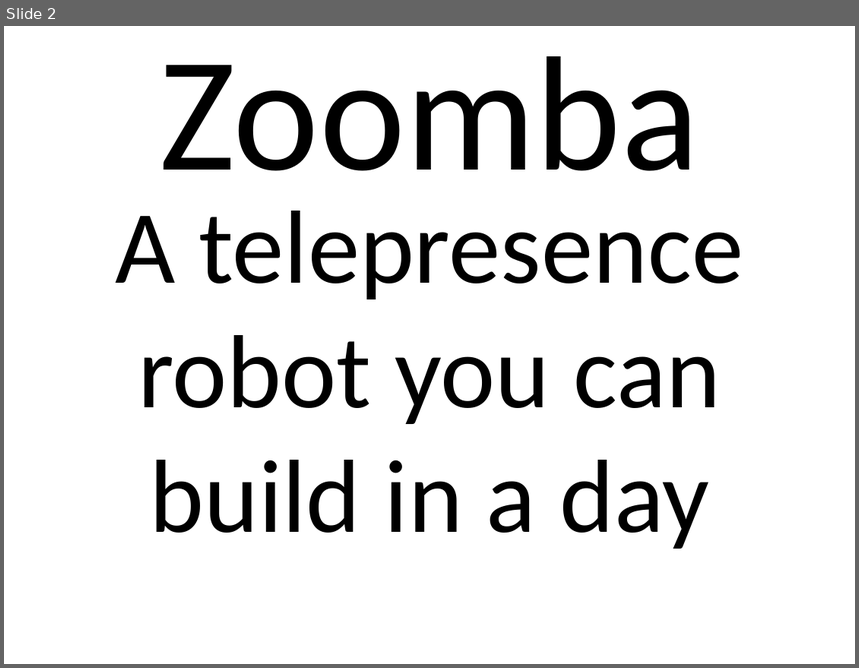
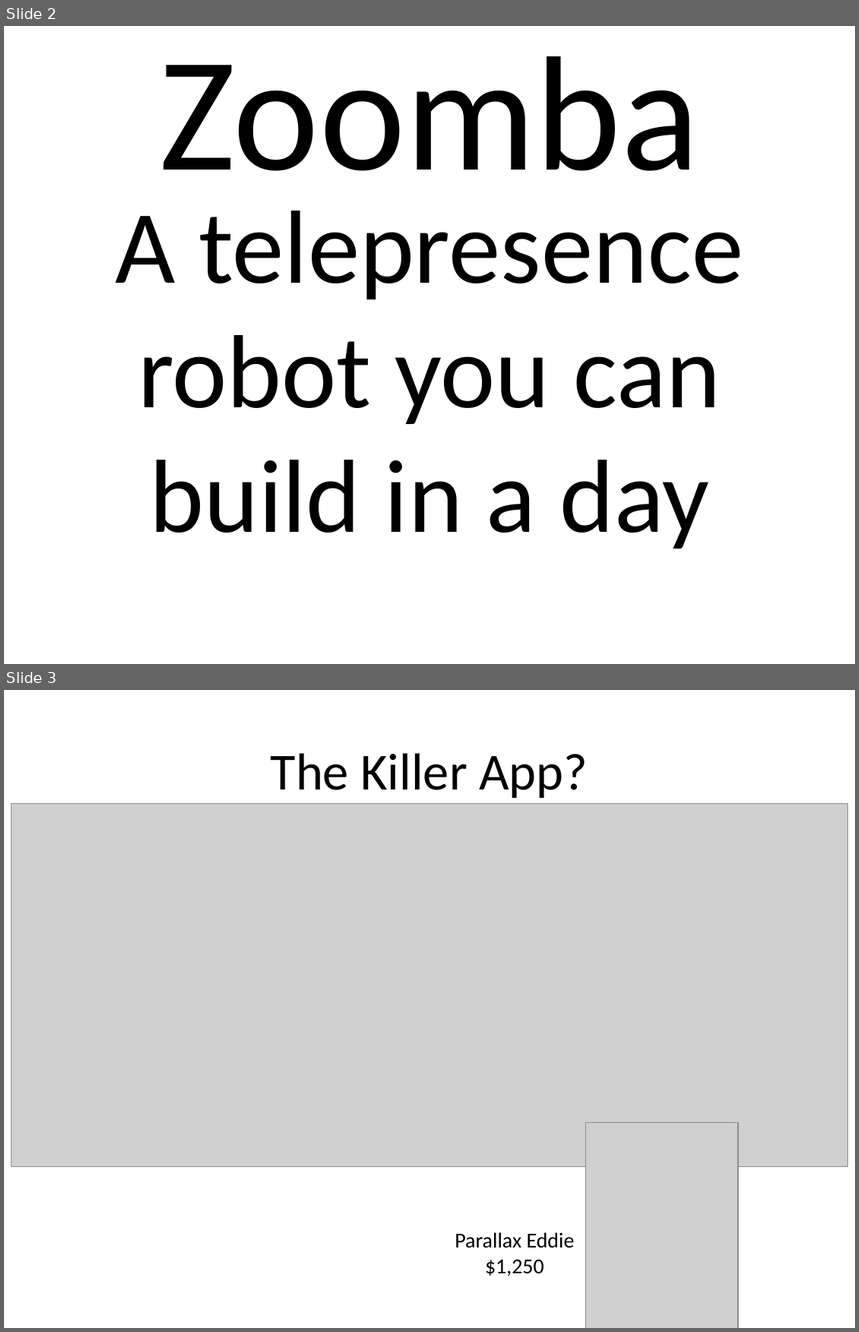
Before and after one commit to antfriend/Tele, a slide deck: Zoomba.pptx. Shown one above the other, each under a label of ours: slide 2 before the commit, slides 2 and 3 after it. The pictures are 859x668 and 859x1332 pixels, drawn with LibreOffice and Linux fonts; fonts in the diff are those of the drawing; grey boxes stand for pictures. Boxes give left, top, right and bottom in pixels: in the first picture for what was removed or moved away, otherwise in the second. Text is boxed around its words. In the diff, an @@ line names an element or a change of style, - is before the commit and + after.

```diff
--- a/Zoomba.pptx
+++ b/Zoomba.pptx
@@ slide 3 added at [4,690,855,1328], background #FFFFFF @@
@@ title added at [271,753,588,798], 44 pt, text #000000 @@
+The Killer App?
@@ picture added at [11,803,848,1167] @@
@@ picture added at [585,1122,737,1328] @@
@@ text added at [455,1233,575,1277], 18 pt, text #000000 @@
+Parallax Eddie
+$1,250
```
Also in this commit, not shown: 1 slide changed, 7 other slides added.
